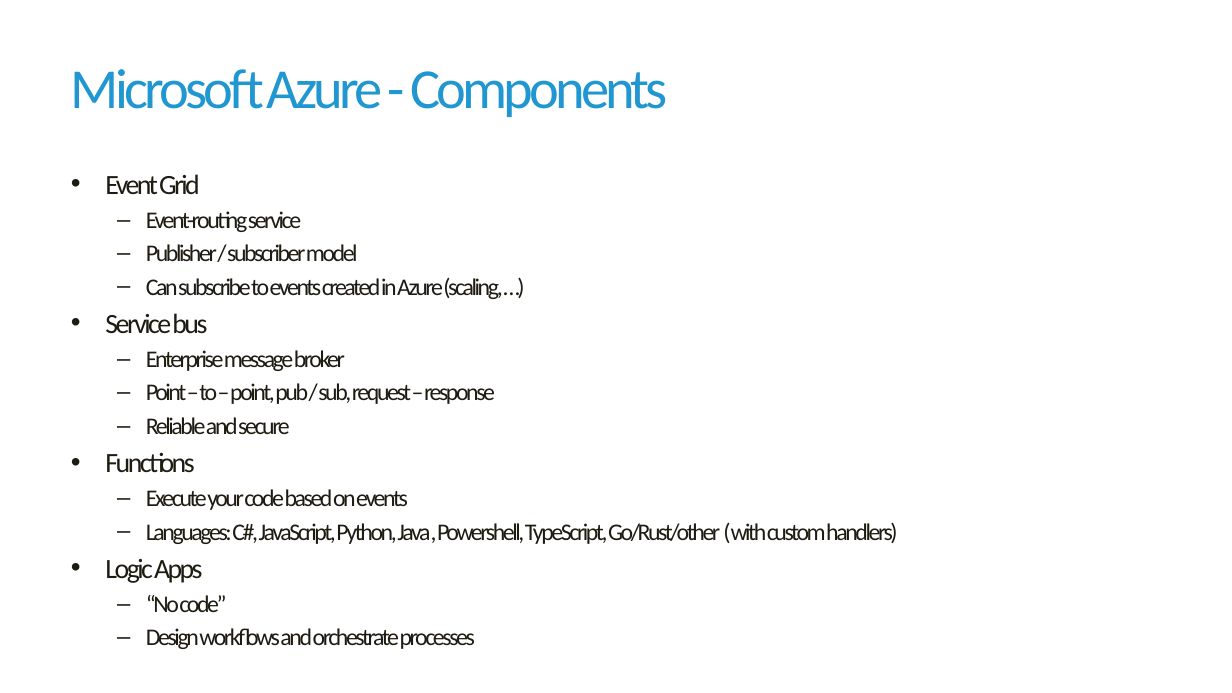
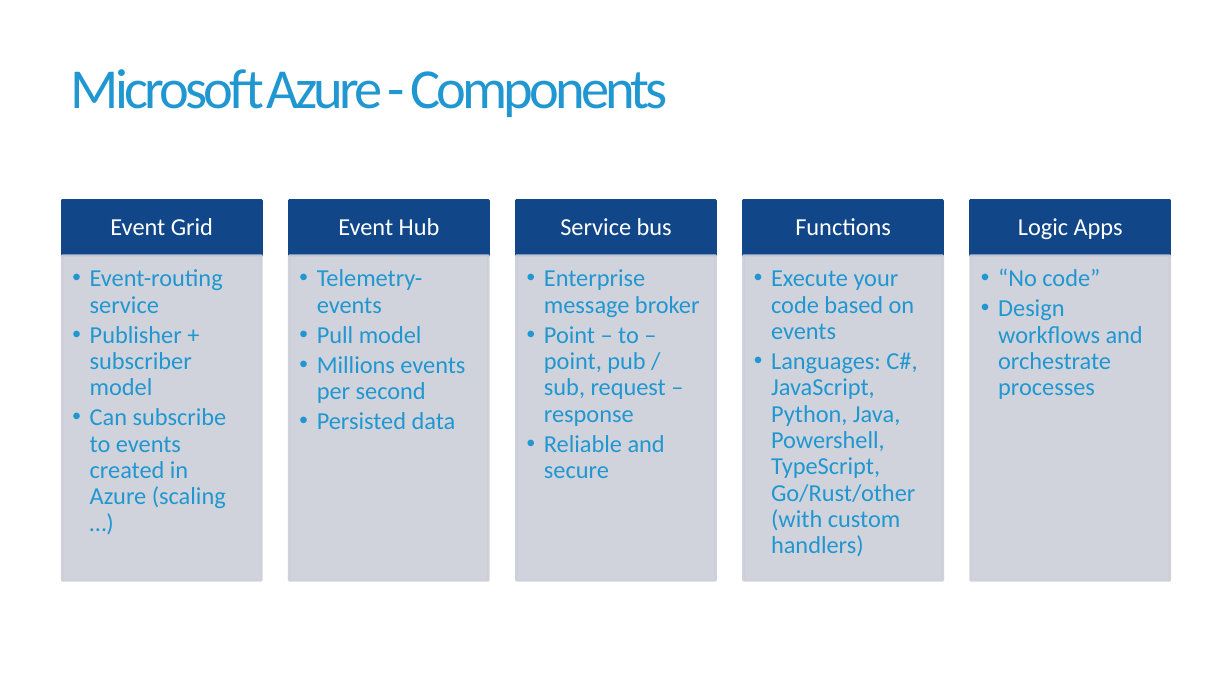
Before and after one commit to havit/CloudApplicationsDevelopment, a slide deck: slide 7 of Lab7-Serverless/Serverless-computing.pptx. Drawn at 1232x693 pixels with LibreOffice and Linux fonts; fonts in the diff are those of the drawing; background and template pictures are left out. Boxes give left, top, right and bottom in pixels: in the first picture for what was removed or moved away, otherwise in the second. Text is boxed around its words. In the diff, an @@ line names an element or a change of style, - is before the commit and + after.

```diff
--- a/Lab7-Serverless/Serverless-computing.pptx
+++ b/Lab7-Serverless/Serverless-computing.pptx
@@ text removed at [105,174,897,612] @@
-• Event Grid
-  – Event-routing service
-  – Publisher / subscriber model
-  – Can subscribe to events created in Azure (scaling, …)
-• Service bus
-  – Enterprise message broker
-  – Point – to – point, pub / sub, request – response
-  – Reliable and secure
-• Functions
-  – Execute your code based on events
-  – Languages: C#, JavaScript, Python, Java, Powershell, TypeScript, Go/Rust/other (with custom handlers)
-• Logic Apps
-  – “No code”
-  – Design workflows and orchestrate processes
@@ group added at [62,201,1170,580]: 10 rectangles, 10 texts @@
+Event Grid
+  • Event-routing service
+  • Publisher + subscriber model
+  • Can subscribe to events created in Azure (scaling …)
+Event Hub
+  • Telemetry-events
+  • Pull model
+  • Millions events per second
+  • Persisted data
+Service bus
+  • Enterprise message broker
+  • Point – to – point, pub / sub, request – response
+  • Reliable and secure
+Functions
+  • Execute your code based on events
+  • Languages: C#, JavaScript, Python, Java, Powershell, TypeScript, Go/Rust/other (with custom handlers)
+Logic Apps
+  • “No code”
+  • Design workflows and orchestrate processes
```
Also in this commit, not shown: 5 other slides changed, 1 other file.
